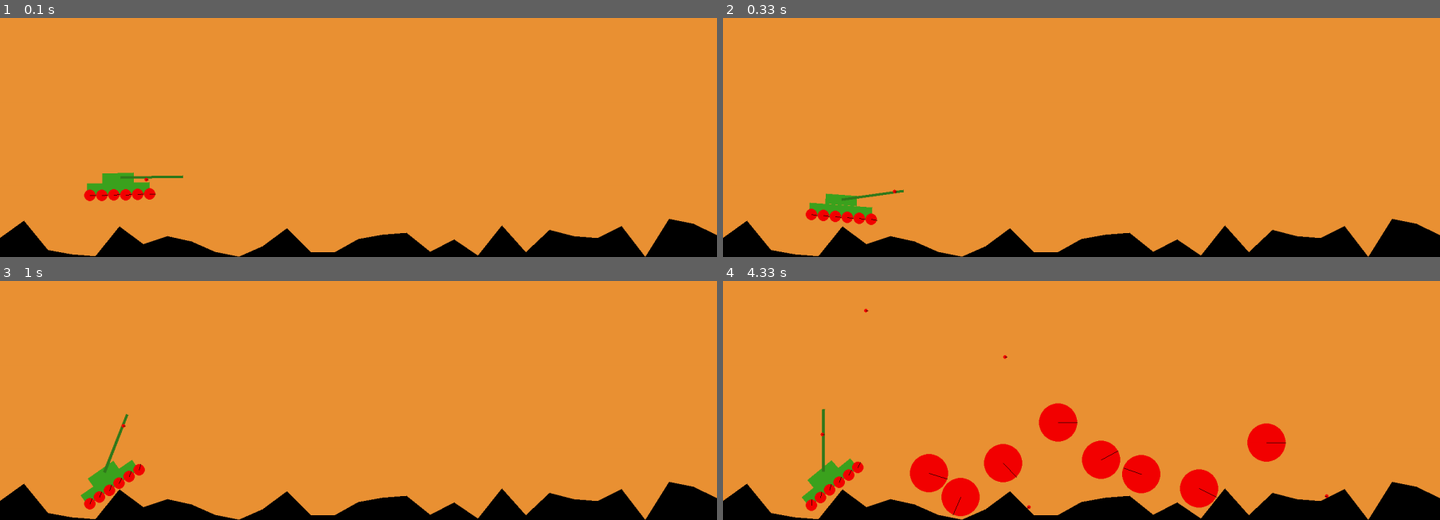
Above: before the commit, frames 1-4 (two rows, left to right).
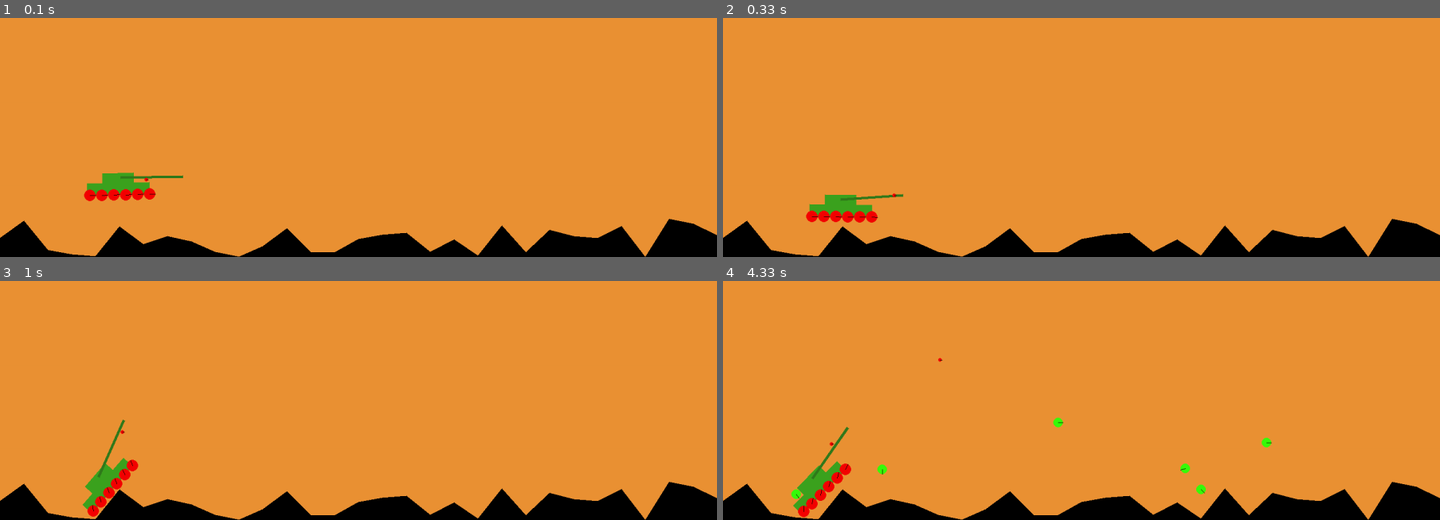
Above: after the commit, the same moments.

Repository: semboko/pygame-sandbox
Game: pygame game, started from main.py
Same seed, same stepped clock (60 frames per second), same inputs: the game is played once before the commit and once after it.
Inputs (mouse positions are in pixels of both pictures, inside the frame that each line leads up to):
- Up to frame 1 (0.1 s): no input
- Up to frame 2 (0.33 s): no input
- Up to frame 3 (1 s): tap Space at 0.33, 0.73 s; hold Up from 0.67 s (still down); move the mouse to (587, 393) at 0.7 s
- Up to frame 4 (4.33 s): tap Space at 1.03, 1.23, 1.9, 2.3, 2.7, 3.03, 3.37, 3.77, 4.17 s; release Up at 1.13 s; hold Down 1.17-1.47 s; move the mouse to (909, 402) at 1.2 s; click (859, 455) at 1.55 s; hold Up 1.83-2.2 s; click (1189, 316) at 1.92 s; hold Down 2.23-2.6 s; click (1167, 419) at 2.32 s; hold Up 2.63-2.93 s; click (1095, 319) at 2.72 s; hold Down 2.97-3.27 s; click (823, 393) at 3.05 s; hold Up 3.3-3.67 s; click (1088, 424) at 3.38 s; hold Down 3.7-4.07 s; click (1059, 359) at 3.78 s; hold Up from 4.1 s (still down); click (1267, 436) at 4.18 s

Frame 1 is identical in both runs. In frame 2, 0.4% of the frame differs, in the area x 11-26%, y 71-87%; in frame 3, 0.8%; in frame 4, 6.6%, in the area x 9-85%, y 11-99%.

Commit message:
Shot and explosion

Diff:
--- a/scenes/components/ball.py
+++ b/scenes/components/ball.py
@@ -3,12 +3,13 @@
 import pygame
 import pymunk
 from pygame.surface import Surface
+from typing import Tuple
 
 from scenes.utils import convert
 
 
 class Ball:
-    def __init__(self, x: int, y: int, r: int, space: pymunk.Space, btype: int = pymunk.Body.DYNAMIC):
+    def __init__(self, x: int, y: int, r: int, space: pymunk.Space, btype: int = pymunk.Body.DYNAMIC, color: Tuple[int, int, int] = (244, 0, 0)):
         self.body = pymunk.Body(body_type=btype)
         self.body.position = x, y
         self.shape = pymunk.Circle(self.body, r)
@@ -16,11 +17,12 @@
         self.shape.elasticity = 0.9
         self.shape.friction = 0.7
         self.r = r
+        self.color = color
         space.add(self.body, self.shape)
 
     def render(self, display: Surface) -> None:
         h = display.get_height()
-        pygame.draw.circle(display, (244, 0, 0), convert(self.body.position, h), self.r)
+        pygame.draw.circle(display, self.color, convert(self.body.position, h), self.r)
         alpha = self.body.angle
         line_end = cos(alpha) * self.r, sin(alpha) * self.r
         pygame.draw.line(
--- /dev/null
+++ b/scenes/components/bullet.py
@@ -0,0 +1,36 @@
+from scenes.components.ball import Ball
+from pymunk import Space, ShapeFilter, Body
+from pygame.surface import Surface
+
+
+class Bullet(Ball):
+    def __init__(self, *args, **kwargs):
+        super().__init__(*args, **kwargs)
+        self._exploded = False
+
+    def explode(self, space: Space):
+        neighbors = space.point_query(self.body.position, 150, ShapeFilter())
+        for neighbor in neighbors:
+            if neighbor.shape.body.body_type != Body.DYNAMIC:
+                continue
+            neighbor.shape.body.apply_force_at_local_point((0, 30000000))
+        self._exploded = True
+        self.remove(space)
+
+    def is_outside(self, display: Surface) -> bool:
+        x, y = self.body.position
+        if y < 0 or x < 0 or x > display.get_width():
+            return True
+        return False
+
+    def remove(self, space: Space) -> None:
+        space.remove(self.body, self.shape)
+        print("Bullet is removed from space")
+
+    def ready_to_explode(self, space: Space):
+        if self._exploded:
+            return False
+        collides_with = space.shape_query(self.shape)
+        if not collides_with:
+            return False
+        return True
--- a/scenes/components/tank.py
+++ b/scenes/components/tank.py
@@ -8,6 +8,7 @@
 from pymunk import Body, GearJoint, PivotJoint, Poly, Shape, ShapeFilter, SimpleMotor, Space, DampedRotarySpring, RatchetJoint, RotaryLimitJoint
 
 from scenes.components.ball import Ball
+from scenes.components.bullet import Bullet
 from scenes.components.rect import Rect
 from scenes.utils import convert
 
@@ -75,14 +76,14 @@
         self.gun.body.mass = 20
         self.gun.shape.filter = self.collision_filter
         space.add(PivotJoint(self.gun.body, self.wheel_holder.body, (-width//2, 2), (0, height//2)))
-        self.gun_joint = RotaryLimitJoint(self.gun.body, self.wheel_holder.body, -.2, 0)
+        self.gun_joint = RotaryLimitJoint(self.gun.body, self.wheel_holder.body, -.1, 0)
         space.add(self.gun_joint)
 
     def add_bullet(self):
         space = self.wheel_holder.body.space
         width, height = self.width, self.height
         x, y = self.wheel_holder.body.position
-        self.bullet = Ball(x, y + height//4, 4, space)
+        self.bullet = Bullet(x, y + height//4, 4, space)
         self.bullet.shape.elasticity = .1
         self.bullet.body.mass = 400
         self.bullet_holder = PivotJoint(self.gun.body, self.bullet.body, (width//2, 0), (0, 0))
@@ -113,12 +114,13 @@
         self.motor.rate *= 0.8
 
     def update_gun_angle(self, keys: Sequence[bool]):
-        if keys[pygame.K_UP]:
-            self.gun_joint.min -= .05
-            self.gun_joint.max -= .05
-        if keys[pygame.K_DOWN]:
-            self.gun_joint.min += .05
-            self.gun_joint.max += .05
+        relative_angle = self.gun.body.angle - self.wheel_holder.body.angle
+        if keys[pygame.K_UP] and relative_angle < 1.2:
+            self.gun_joint.min -= .01
+            self.gun_joint.max -= .01
+        if keys[pygame.K_DOWN] and relative_angle > 0:
+            self.gun_joint.min += .01
+            self.gun_joint.max += .01
 
     def update(self):
         keys = pygame.key.get_pressed()
--- a/scenes/tank.py
+++ b/scenes/tank.py
@@ -5,6 +5,7 @@
 from scenes.abstract import AbstractPymunkScene
 from scenes.components.random_floor import RandomFloor
 from scenes.components.segment import Segment
+from scenes.components.bullet import Bullet
 from scenes.components.ball import Ball
 from scenes.components.tank import Tank
 from scenes.utils import convert
@@ -23,6 +24,29 @@
     def update(self):
         super().update()
         self.tank.update()
+        self.update_bullets()
+        self.update_balls()
+
+    def update_bullets(self):
+        for obj in self.objects:
+            if not isinstance(obj, Bullet):
+                continue
+            if obj.is_outside(self.display):
+                obj.remove(self.space)
+                self.objects.remove(obj)
+                continue
+            if obj.ready_to_explode(self.space):
+                obj.explode(self.space)
+                self.objects.remove(obj)
+
+    def update_balls(self):
+        for obj in self.objects:
+            if isinstance(obj, Ball):
+                _, y = obj.body.position
+                if y < 0:
+                    self.space.remove(obj.body, obj.shape)
+                    self.objects.remove(obj)
+                    print("Ball is removed")
 
     def handle_event(self, event: Event) -> None:
         if event.type == pygame.KEYDOWN:
@@ -37,5 +61,6 @@
         if event.type == pygame.MOUSEBUTTONDOWN:
             h = self.display.get_height()
             x, y = event.dict["pos"]
-            ball = Ball(*convert((x, y), h), 40, self.space)
+            ball = Ball(*convert((x, y), h), 10, self.space, color=(55, 252, 10))
+            ball.body.mass = 100
             self.objects.append(ball)
